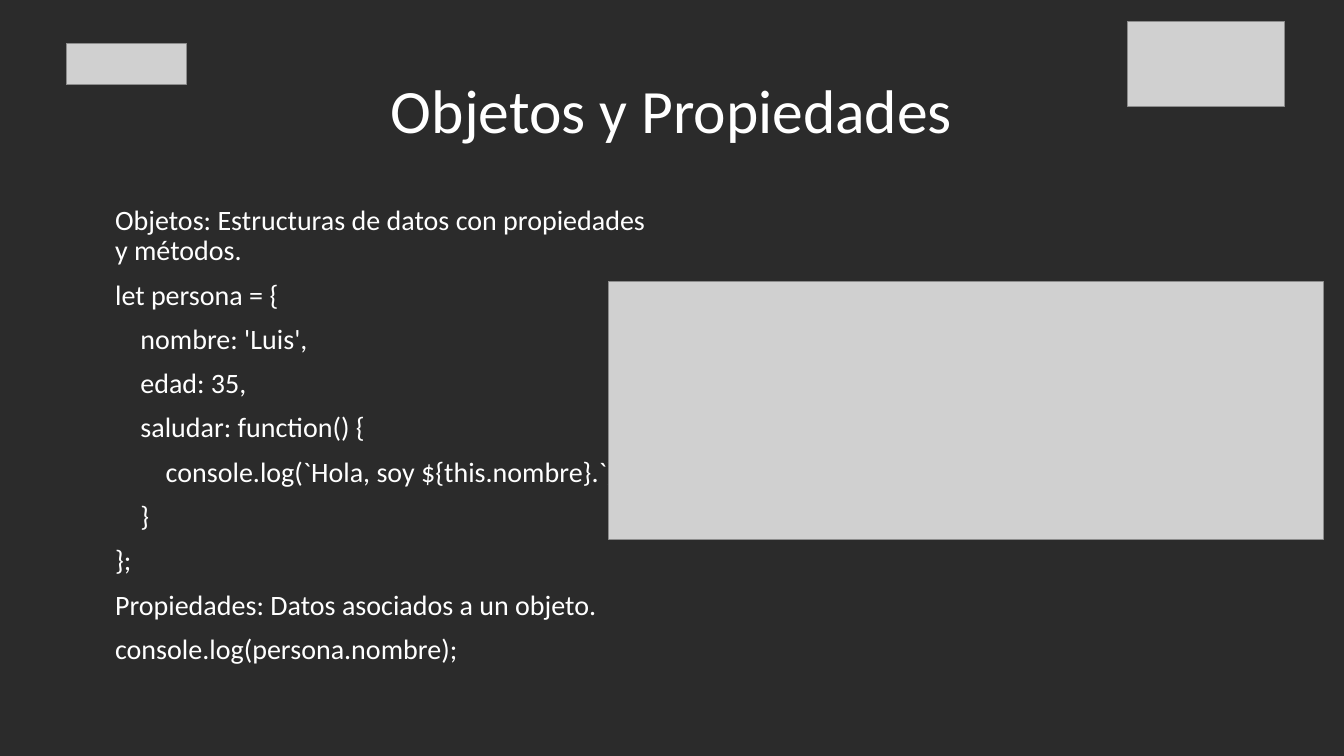
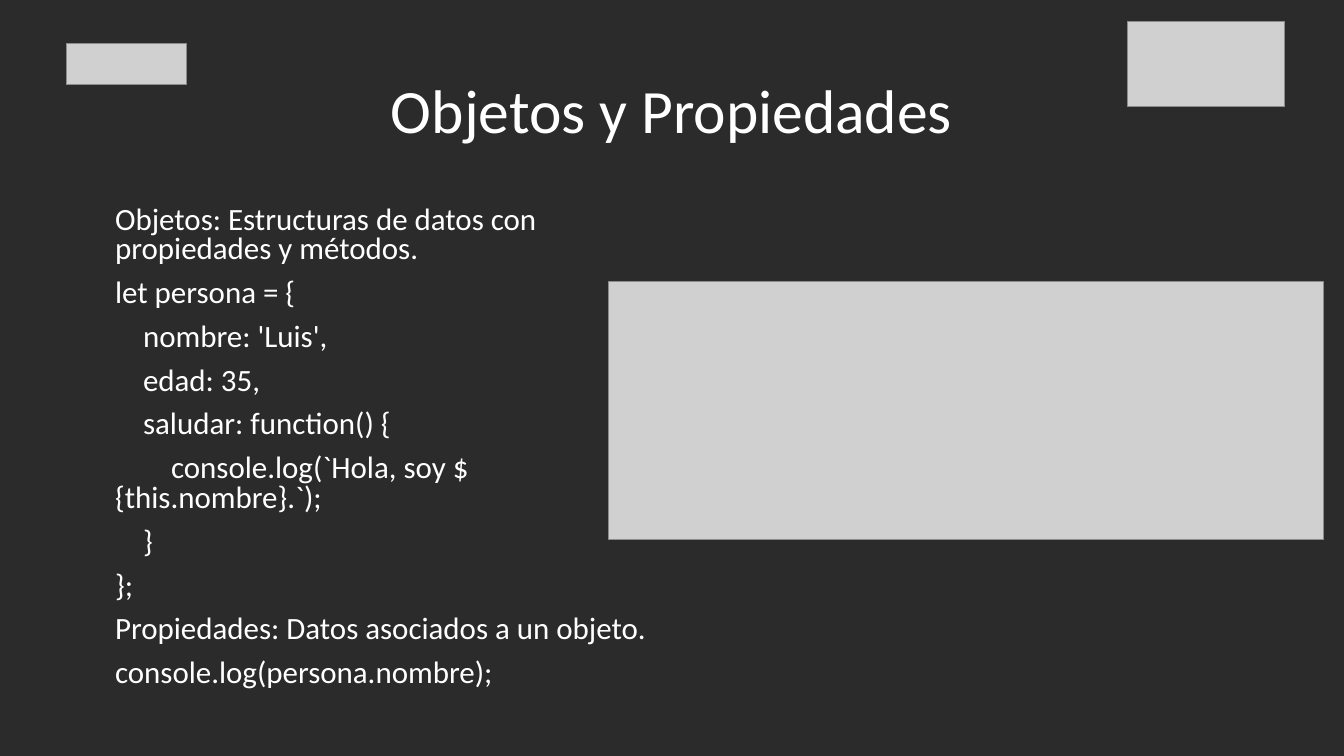
Before and after one commit to Ed-Pino/Fullstack, a slide deck: slide 7 of Material pedagógico/Modulo 1/Clase 2/clase_2.pptx. Drawn at 1344x756 pixels with LibreOffice and Linux fonts; fonts in the diff are those of the drawing; grey boxes stand for pictures; background and template pictures are left out; a plain dark background stands for a picture behind light text. Boxes give left, top, right and bottom in pixels: in the first picture for what was removed or moved away, otherwise in the second. Text is boxed around its words. In the diff, an @@ line names an element or a change of style, - is before the commit and + after.

```diff
--- a/Material pedagógico/Modulo 1/Clase 2/clase_2.pptx
+++ b/Material pedagógico/Modulo 1/Clase 2/clase_2.pptx
@@ text "Objetos: Estructuras de datos con ..." at [115,208,645,689]: size 20.1 to 22.2 pt; line spacing 0.9 to 0.8 @@
```
Also in this commit, not shown: 5 other slides changed.
